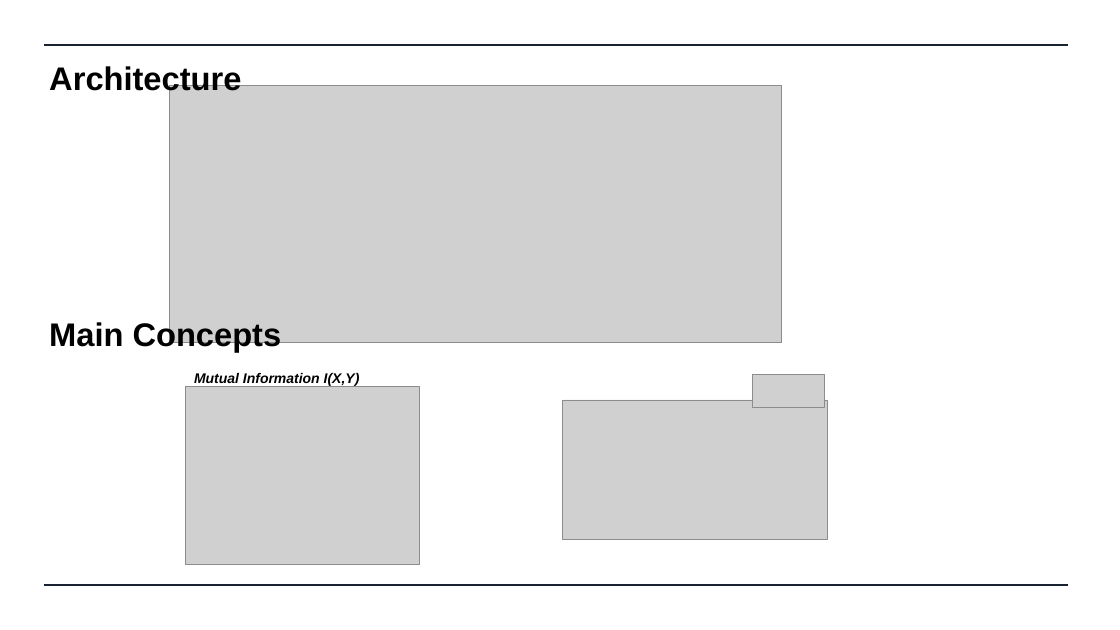
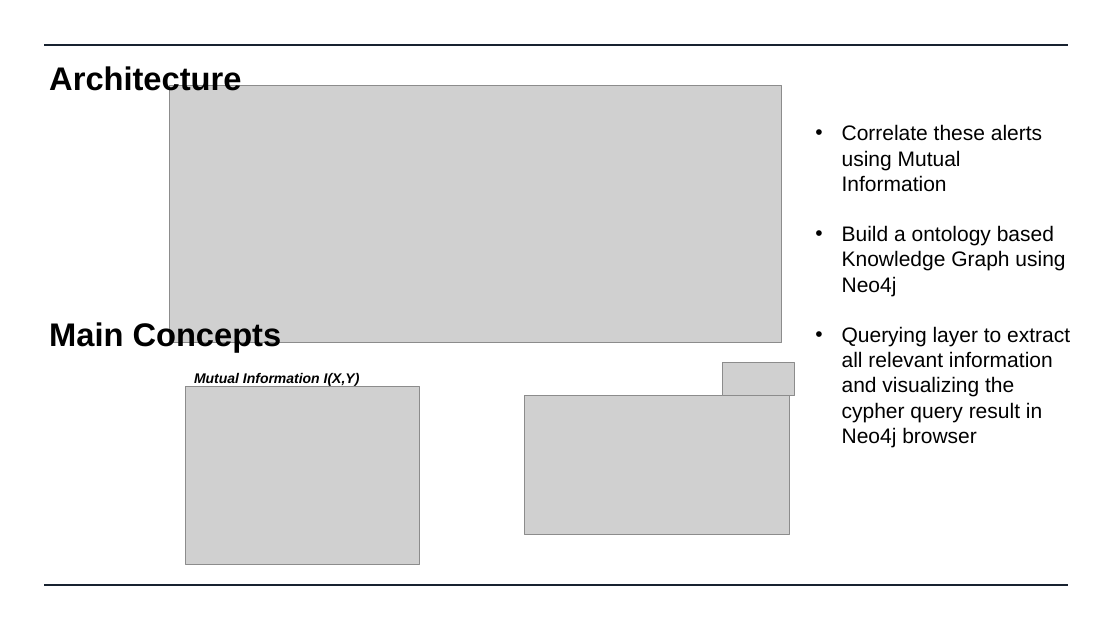
Before and after one commit to swatinanda/CS410-Fall2021-TeamAlpha, a slide deck: slide 4 of Team_Alpha_Presentation.pptx. Drawn at 1120x630 pixels with LibreOffice and Linux fonts; fonts in the diff are those of the drawing; grey boxes stand for pictures. Boxes give left, top, right and bottom in pixels: in the first picture for what was removed or moved away, otherwise in the second. Text is boxed around its words. In the diff, an @@ line names an element or a change of style, - is before the commit and + after.

```diff
--- a/Team_Alpha_Presentation.pptx
+++ b/Team_Alpha_Presentation.pptx
@@ text added at [842, 124, 1070, 447], 18 pt, text #000000 @@
+• Correlate these alerts using Mutual Information
+• Build a ontology based Knowledge Graph using Neo4j
+• Querying layer to extract all relevant information and visualizing the cypher query result in Neo4j browser
@@ picture: place and size @@
-picture at [753, 375, 825, 408]
+picture at [723, 363, 795, 397]
@@ picture: place and size @@
-picture at [563, 400, 828, 539]
+picture at [524, 395, 789, 534]
```
Also in this commit, not shown: 1 other slide changed, 1 slide removed.
